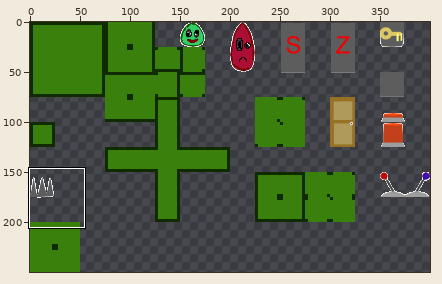
Two states of a sprite sheet, res/img/Tileset.png. Above: a wide view before the commit, with the close-up outlined.
Close-up. Before:
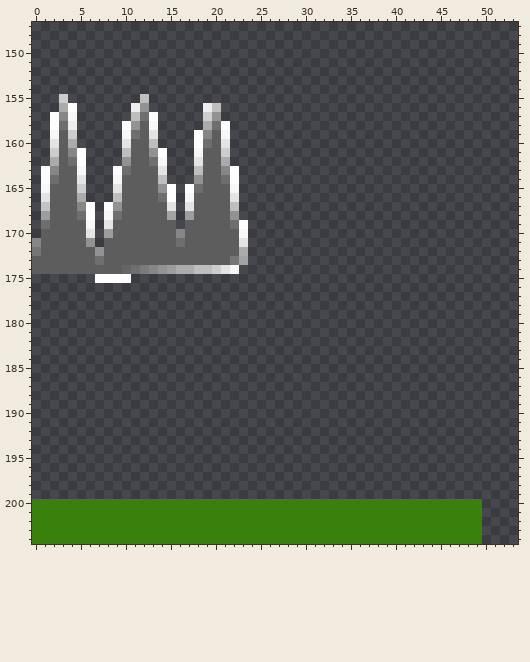
The file is 400x250 pixels. Pixels under 10% opacity are left out. Colours within 5 levels of each other are drawn and written as one. Shown: x 0..53, y 147..204. The commit also changed other parts of the picture, which this record leaves out.
The result:
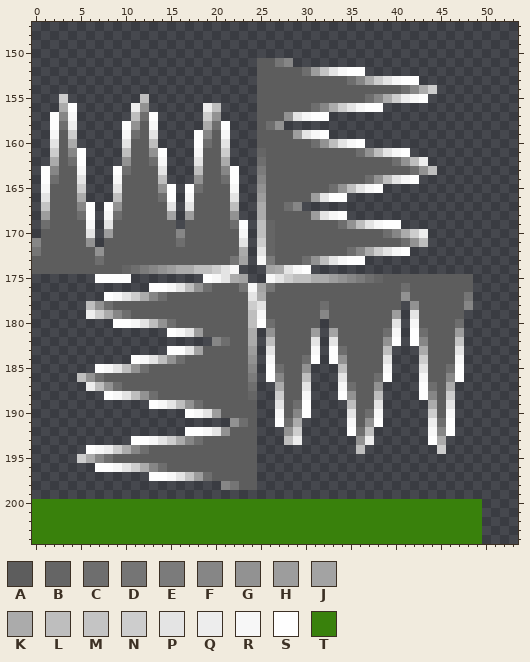
Palette (. is transparent): A #5d5d5d  B #656565  C #6e6e6e  D #757575  E #7b7b7b  F #868686  G #929292  H #9d9d9d  J #a3a3a3  K #ababab  L #bebebe  M #c4c4c4  N #cdcdcd  P #e4e4e4  Q #ededed  R #f7f7f7  S #fefefe  T #39810c
Change:
y 151: x 25..28 .... -> AADF
y 152: x 25..36 ............ -> AAAAACHMPRSS
y 153: x 25..42 .................. -> AAAAAAAAAACFKNPRSS
y 154: x 25..44 .................... -> AAAAAAAAAAAAAAAACFKN
y 155: x 25..43 ................... -> AAAAAAAAAAAACFKNQRS
y 156: x 25..38 .............. -> AAAAAACFKNPRSS
y 157: x 25..32 ........ -> AAAGPRSS
y 158: x 25..27 ... -> ACG
y 159: x 25..32 ........ -> AAAAHPRS
y 160: x 25..36 ............ -> AAAAAACGLPRS
y 161: x 25..41 ................. -> BAAAAAAAAAACGLPRS
y 162: x 25..43 ................... -> CAAAAAAAAAAAAAACGLQ
y 163: x 25..44 .................... -> EAAAAAAAAAAAAAAAACGL
y 164: x 25..42 .................. -> FAAAAAAAAAAACGLPRS
y 165: x 25..38 .............. -> GAAAAAAACGLPRS
y 166: x 25..34 .......... -> HAAAAAHPSS
y 167: x 25..29 ..... -> KAACF
y 168: x 25..34 .......... -> KAAAAAHPRS
y 169: x 25..40 ................ -> LBAAAAAAACGLPRSS
y 170: x 25..43 ................... -> LBAAAAAAAAAAAACFKNQ
y 171: x 25..43 ................... -> NBAAAAAAAAAAAAAACGL
y 172: x 25..41 ................. -> PBAAAAAAAACFKNPRS
y 173: x 25..36 ............ -> REAAACGLPRSS
y 174: x 26..30 ..... -> JKPRS
y 175: x 19..23 ..... -> SRPKJ; x 26..48 ....................... -> RPNLLKKHGFECBAAAAAAAAAA
y 176: x 13..48 .................................... -> SSRPLGCAAADRJDAAAAAAAAAAAAAACAAAAAAA
y 177: x 8..48 ......................................... -> SRPNKFCAAAAAAAAAPKAAAAAAAAAAAAAAAGAAAAAAD
y 178: x 6..40 ................................... -> LGCAAAAAAAAAAAAAAANPAAAAAACAAAAAAAA; x 42..48 ....... -> GAAAAAF
y 179: x 6..40 ................................... -> QNKFCAAAAAAAAAAAAALRAAAAAAFAAAAAAAH; x 42..47 ...... -> PAAAAA
y 180: x 9..31 ....................... -> SSRPLGCAAAAAAAALSCAAAAA; x 33..40 ........ -> AAAAAAAP; x 42..47 ...... -> RAAAAC
y 181: x 15..24 .......... -> SRPHAAAAAK; x 26..31 ...... -> GAAAAH; x 33..40 ........ -> JAAAAACR; x 42..47 ...... -> SCAAAH
y 182: x 20..24 ..... -> FCAAK; x 26..31 ...... -> LAAAAP; x 33..40 ........ -> PAAAAAGS; x 42..47 ...... -> SFAAAM
y 183: x 15..24 .......... -> SSPJAAAAAH; x 26..31 ...... -> PAAAAR; x 33..39 ....... -> SCAAAAL; x 43..47 ..... -> KAAAP
y 184: x 11..24 .............. -> SRPLGCAAAAAAAG; x 26..31 ...... -> RAAACS; x 33..39 ....... -> SGAAAAP; x 43..47 ..... -> NAAAR
y 185: x 7..24 .................. -> SRPLGCAAAAAAAAAAAF; x 26..30 ..... -> SCAAG; x 34..39 ...... -> LAAAAR; x 43..47 ..... -> PAACS
y 186: x 5..24 .................... -> LGCAAAAAAAAAAAAAAAAE; x 26..30 ..... -> SFAAL; x 34..39 ...... -> PAAACS; x 43..47 ..... -> RAAFS
y 187: x 6..24 ................... -> QLGCAAAAAAAAAAAAAAC; x 27..30 .... -> KAAP; x 34..38 ..... -> RCAAG; x 43..46 .... -> SCAK
y 188: x 8..24 ................. -> SRPLGCAAAAAAAAAAB; x 27..30 .... -> NAAR; x 34..38 ..... -> SGAAL; x 43..46 .... -> SFAN
y 189: x 13..24 ............ -> SRPLGCAAAAAA; x 27..30 .... -> PACS; x 35..38 .... -> LAAP; x 44..46 ... -> KAP
y 190: x 17..24 ........ -> SRPHAAAA; x 27..30 .... -> RAFS; x 35..38 .... -> PACR; x 44..46 ... -> NAR
y 191: x 22..24 ... -> GCA; x 27..29 ... -> SCK; x 35..38 .... -> RAGS; x 44..46 ... -> QCS
y 192: x 17..24 ........ -> SSRPGAAA; x 28..29 .. -> GN; x 35..37 ... -> SCL; x 44..46 ... -> RFS
y 193: x 11..24 .............. -> SSRPNKFCAAAAAA; x 28..29 .. -> LQ; x 36..37 .. -> GQ; x 44..45 .. -> SK
y 194: x 6..24 ................... -> SRQNKFCAAAAAAAAAAAA; x 36 . -> L; x 45 . -> N
y 195: x 5..24 .................... -> NKFCAAAAAAAAAAAAAAAA
y 196: x 7..24 .................. -> SSRPNKFCAAAAAAAAAA
y 197: x 13..24 ............ -> SSRPMHCAAAAA
y 198: x 21..24 .... -> FDAA
Pixel boxes of the changes (left, top, right, bottom) in both close-ups:
added: (77, 58, 473, 490)
